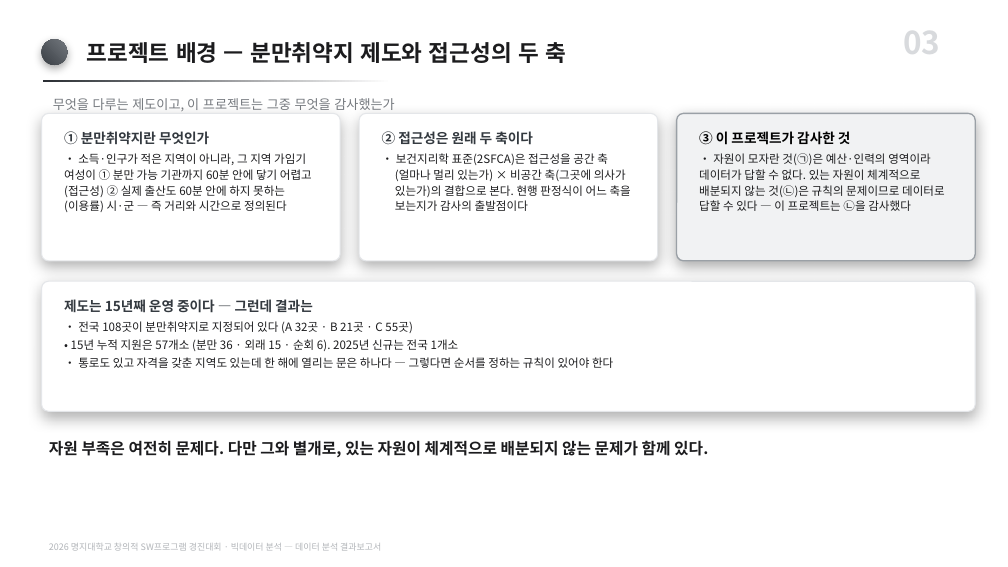
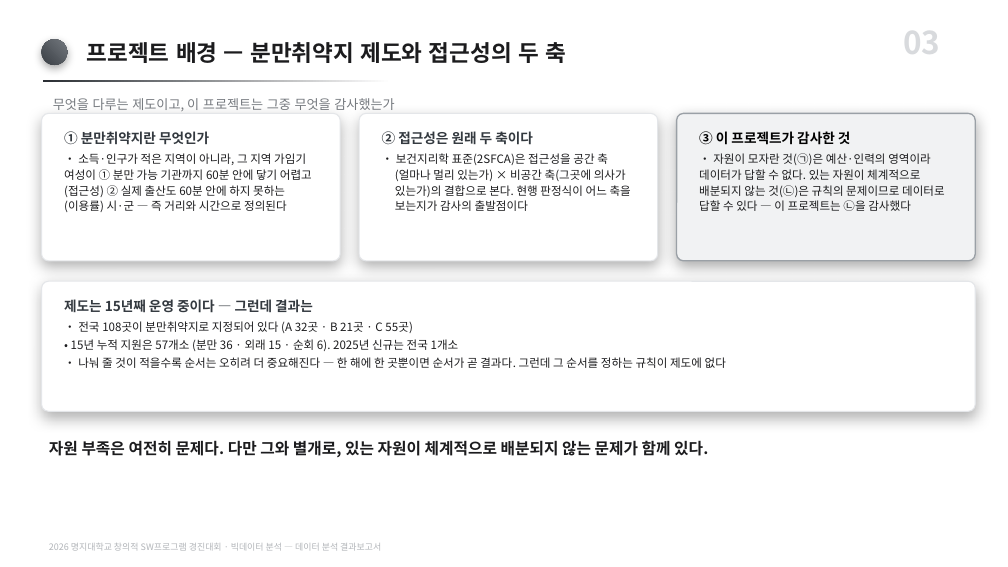
Before and after one commit to karvvan/maternity-care-policy-audit, a slide deck: slide 3 of 04_제출물/데이터분석_결과보고서.pptx. Drawn at 1008x567 pixels with LibreOffice and Linux fonts; fonts in the diff are those of the drawing. Boxes give left, top, right and bottom in pixels: in the first picture for what was removed or moved away, otherwise in the second. Text is boxed around its words. In the diff, an @@ line names an element or a change of style, - is before the commit and + after.

Commit message:
희소성 논거 추가 — 나눠 줄 것이 적을수록 순서는 더 중요해진다
지원 규모가 작다는 사실("전국 연 1개소")이 예산 증액 주장으로만 흘러가면
배분 규칙의 필요성이 오히려 가려진다. 그 반대임을 논거로 세운다.

- 보고서 §1.2에 세 단락 추가: 통로가 좁다는 사실(4단계 관문·57개소·연 1개소)
  → 나눠 줄 것이 적을수록 순서가 곧 결과다(뒤로 밀리면 늦게 받는 게 아니라
  못 받는다) → 그렇다면 이 좁은 문은 어떤 규칙으로 열리는가. 26쪽 유지.
- 결과보고서 PPT 슬3 하단 카드 마지막 줄을 같은 논거로 교체 (제출본 패치).
- 계획서 PPT 생성기의 문제 인식 카드에도 2줄 추가.

계획서 제출본은 편집 중이라 반영 보류. 용어 정리(연구→프로젝트, RQ→Q)와
함께 대기 패치로 준비해 두었고, 드라이런에서 문단 17개·논거 1건 매칭 확인.
사용자가 직접 고친 문구(검증 타겟 1/2 등)는 전부 보존된다.

```diff
--- a/04_제출물/데이터분석_결과보고서.pptx
+++ b/04_제출물/데이터분석_결과보고서.pptx
@@ text at <box>78,357,726,368</box>: text changed @@
-• 통로도 있고 자격을 갖춘 지역도 있는데 한 해에 열리는 문은 하나다 — 그렇다면 순서를 정하는 규칙이 있어야 한다
+• 나눠 줄 것이 적을수록 순서는 오히려 더 중요해진다 — 한 해에 한 곳뿐이면 순서가 곧 결과다. 그런데 그 순서를 정하는 규칙이 제도에 없다
```
Also in this commit, not shown: 7 other files.
